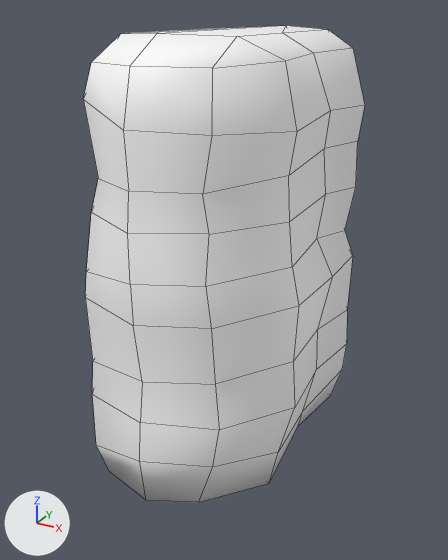
The FBX model Project/Assets/Models/Basic_SmallPlat.fbx: old version first, new version second.
Rendered twice from a camera (50 mm lens) standing at (2.88, -6.96, 0.24) and looking at (-0.1, -1.53, -2.47). Every picture has the same lights, and +X, +Y and +Z are marked at lower left. Mesh edges are drawn as thin lines. Where no turn or scale is listed for an object, it has been applied to the vertices.
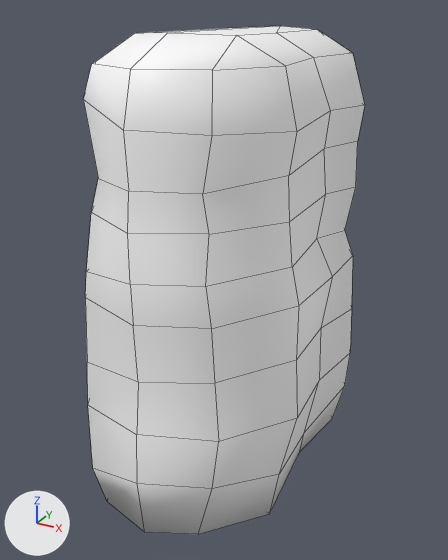
Location of each change, (x1, y1, x2, y2) in pixels of the pictures (448 x 560 px; the box of a moved part takes in the faces that stretch with it):
'pCube1', reshaped (6% taller)
    before: (83, 25, 365, 502)
    after: (83, 26, 365, 534)
part 1 of me_mesh, moved or reshaped
    before: (85, 256, 353, 502)
    after: (85, 256, 353, 534)
part 2 of me_mesh, moved or reshaped
    before: (83, 25, 365, 136)
    after: (83, 26, 365, 136)

The change, as a diff of the scene's bpy script:
```diff
--- a/Project/Assets/Models/Basic_SmallPlat.fbx.py
+++ b/Project/Assets/Models/Basic_SmallPlat.fbx.py
@@ me_mesh @@
 me_mesh.from_pydata(...)  # 114 vertices, 120 faces; spans x -1.31..1.08, y -3.21..0.34, z -4.18..0.12
 # used by ob_pcube1; location = (0.0, 0.01, -0.06)
 # before: 2 (0.53, -0.09, -0.1), 25 (-0.09, -3.01, -0.1) at pixel (129, 66), 85 (-0.72, -0.09, -0.1)
-me_mesh.vertices[1].co = (0.48, -2.77, -0.11)  # pixel (212, 68)
-me_mesh.vertices[4].co = (0.83, -2.23, -0.08)  # pixel (285, 60)
-me_mesh.vertices[6].co = (0.69, -1.28, -0.08)  # pixel (313, 52)
-me_mesh.vertices[8].co = (0.83, -0.56, -0.07)  # pixel (352, 47)
-me_mesh.vertices[26].co = (-0.09, -2.63, 0.12)  # pixel (157, 33)
-me_mesh.vertices[27].co = (-0.09, -0.14, 0.12)  # pixel (285, 25)
-me_mesh.vertices[61].co = (0.47, -2.37, 0.1)  # pixel (237, 36)
-me_mesh.vertices[62].co = (0.38, -1.3, 0.09)  # pixel (282, 32)
-me_mesh.vertices[63].co = (0.49, -0.39, 0.1)  # pixel (327, 29)
-me_mesh.vertices[80].co = (-1.02, -2.28, -0.24)
-me_mesh.vertices[81].co = (-0.66, -2.77, -0.11)  # pixel (91, 62)
-me_mesh.vertices[82].co = (-1.02, -0.56, -0.07)
-me_mesh.vertices[96].co = (-0.66, -2.36, 0.1)  # pixel (120, 33)
-me_mesh.vertices[97].co = (-0.69, -0.4, 0.09)  # pixel (226, 28)
+# me_mesh part 1: all 44 vertices in x -1.31..1.08, y -3.21..0.33, z -4.18..-2.75 are scaled about their middle by (1.04, 1.04, 1.29), then moved by (0.0, 0.0, -0.16)
+# me_mesh part 2
+for i in [2, 25, 85]: me_mesh.vertices[i].co += Vector((0.0, 0.0, -0.02))
+me_mesh.vertices[1].co = (0.48, -2.77, -0.12)  # pixel (212, 70)
+me_mesh.vertices[4].co = (0.83, -2.23, -0.12)  # pixel (285, 65)
+me_mesh.vertices[6].co = (0.69, -1.28, -0.12)  # pixel (313, 57)
+me_mesh.vertices[8].co = (0.83, -0.56, -0.11)  # pixel (352, 52)
+me_mesh.vertices[26].co = (-0.1, -2.49, 0.12)  # pixel (167, 32)
+me_mesh.vertices[27].co = (-0.1, -0.28, 0.12)  # pixel (280, 25)
+me_mesh.vertices[61].co = (0.41, -2.25, 0.1)  # pixel (236, 35)
+me_mesh.vertices[62].co = (0.33, -1.31, 0.09)  # pixel (276, 32)
+me_mesh.vertices[63].co = (0.42, -0.51, 0.1)  # pixel (317, 29)
+me_mesh.vertices[80].co = (-1.02, -2.28, -0.15)  # pixel (96, 61)
+me_mesh.vertices[81].co = (-0.66, -2.77, -0.12)  # pixel (91, 63)
+me_mesh.vertices[82].co = (-1.02, -0.56, -0.11)
+me_mesh.vertices[96].co = (-0.6, -2.25, 0.1)  # pixel (134, 33)
+me_mesh.vertices[97].co = (-0.63, -0.51, 0.09)  # pixel (227, 28)
 me_mesh.materials.append(mat_lambert1)
```
